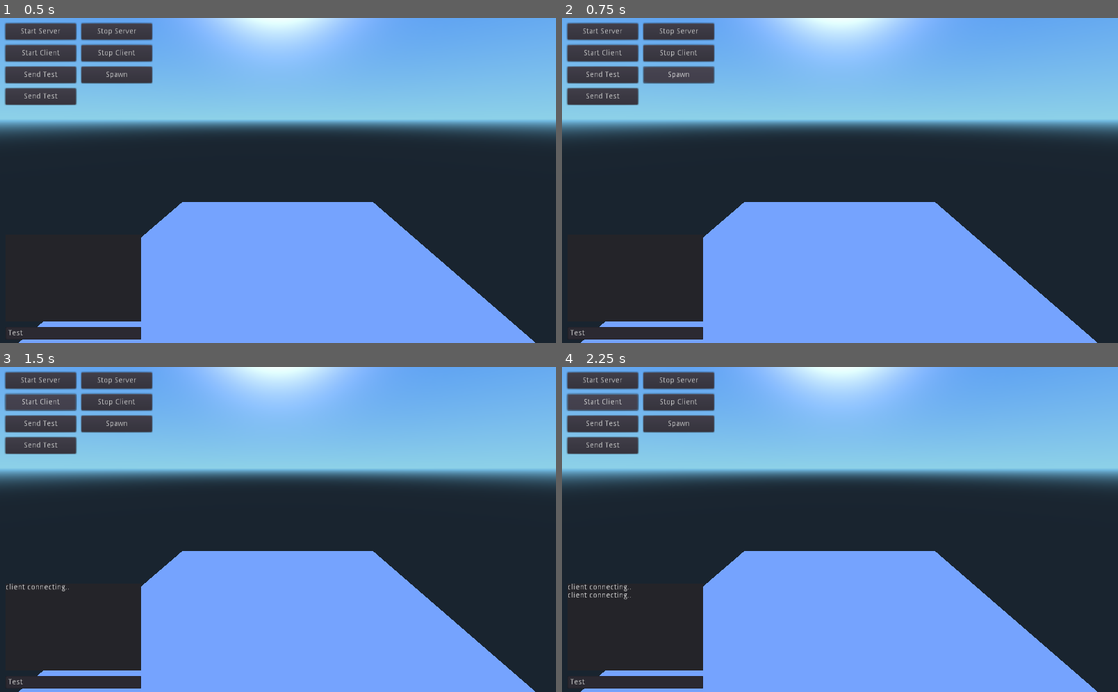
Above: before the commit, frames 1-4 (two rows, left to right).
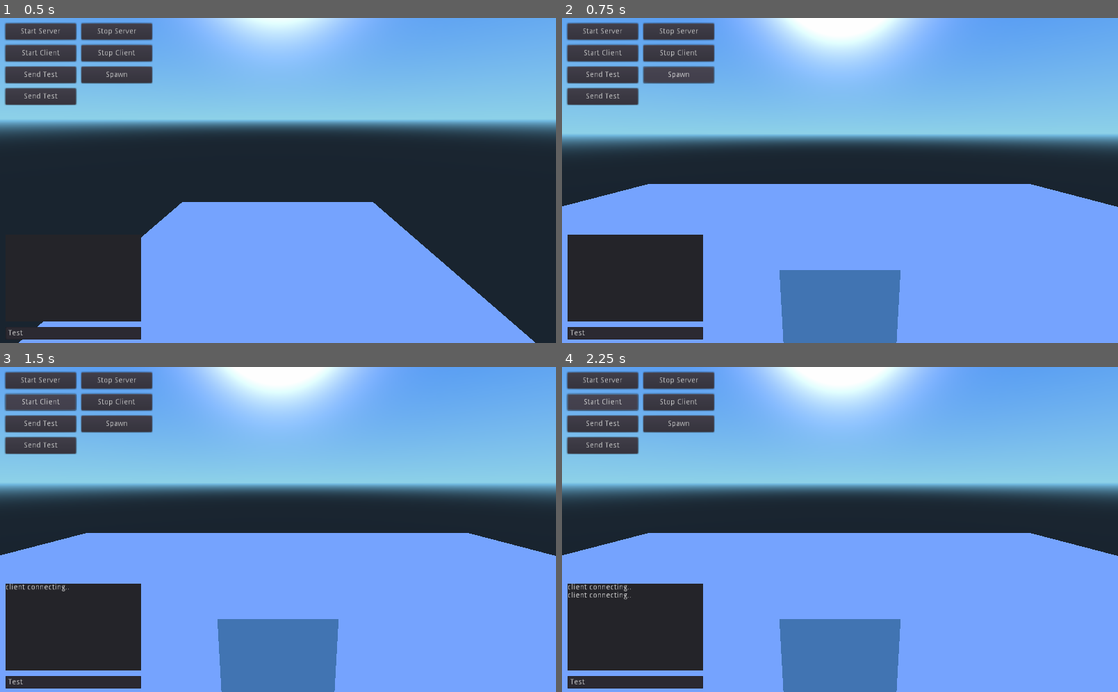
Above: after the commit, the same moments.

Repository: Lightnet/gd3spaceship3d
Game: Godot game, scene res://main.tscn
The game is run twice, just before and just after one commit, with the same random seed, the same clock (stepped at 60 frames per second) and the same inputs.
Inputs:
- Up to frame 1 (0.5 s): no input
- Up to frame 2 (0.75 s): click "Spawn" at 0.5 s
- Up to frame 3 (1.5 s): click "Start Client" at 1.25 s
- Up to frame 4 (2.25 s): click "Start Client" at 2 s

Frame 1 is identical in both runs. In frame 2, 32% of the frame differs, in the area x 0-100%, y 0-100%; in frame 3, 32%; in frame 4, 32%.
Error before the commit: Assertion failed. (res://scripts/network.gd:128)

Commit message:
Got the network working when player spawn and move around.

Diff:
--- a/main.tscn
+++ b/main.tscn
@@ -13,7 +13,7 @@
 subdivide_height = 0
 subdivide_depth = 0
 
-[node name="Node" type="Node" index="0"]
+[node name="Node" type="Node"]
 
 [node name="CanvasLayer" parent="." index="0" instance=ExtResource( 1 )]
 
--- a/objects/KBPlayerCube.tscn
+++ b/objects/KBPlayerCube.tscn
@@ -59,7 +59,7 @@
 v_offset = 0.0
 doppler_tracking = 0
 projection = 0
-current = true
+current = false
 fov = 70.0
 size = 1.0
 near = 0.05
--- a/scripts/CtrlChat.gd
+++ b/scripts/CtrlChat.gd
@@ -40,12 +40,11 @@
 	var chatlog = get_node("Panel_Chat/RichTextLabel")
 	chatlog.add_text("test" + "\n")
 	network.chatmessage("test")
-
 	pass # replace with function body
 
-
 func _on_BtnSpawn_pressed():
-	network.setup_config_game()
+	#network.setup_config_game()
+	network.spawn()
 	pass # replace with function body
 
 func _on_LineEdit_Chat_text_entered( new_text ):
--- a/scripts/KBPlayerCube.gd
+++ b/scripts/KBPlayerCube.gd
@@ -11,7 +11,7 @@
 func _physics_process(delta):
     #move(direction * delta)
 	#print("_physics_process")
-	if (is_network_master()):
+	if is_network_master():
 		var dir = Vector3() # Where does the player intend to walk to
 		var cam_xform = cam.get_global_transform()
 		if Input.is_key_pressed(KEY_W):
@@ -28,14 +28,14 @@
 		hvel.y = 0
 		var target = dir*MAX_SPEED
 		var accel
-		if (dir.dot(hvel) > 0):
+		if dir.dot(hvel) > 0:
 			accel = ACCEL
 		else:
 			accel = DEACCEL
 		hvel = hvel.linear_interpolate(target, accel*delta)
 		slave_vel.x = hvel.x
 		slave_vel.z = hvel.z
-		print(slave_vel)
+		#print(slave_vel)
 		rset("slave_vel", slave_vel)
 		#move(slave_vel*delta)
 	else:
@@ -87,10 +87,10 @@
 	#print("Viewport Resolution is: ", get_viewport_rect().size)
 
 	if(Input.is_key_pressed(KEY_D) or Input.is_key_pressed(KEY_RIGHT)):
-		print("->")
+		#print("->")
 		pass
 	if(Input.is_key_pressed(KEY_A) or Input.is_key_pressed(KEY_LEFT)):
-		print("<-")
+		#print("<-")
 		#var hVector = Vector3(0,0,1)
 		pass
 		#self.move(hVector)
--- a/scripts/network.gd
+++ b/scripts/network.gd
@@ -36,23 +36,23 @@
 
 func _player_connected(id):
 	print("connected")
-	if (chatnode !=null):
+	if chatnode !=null:
 		chatnode.message("connected!")
 	pass # Will go unused, not useful here
 
 func _player_disconnected(id):
-	if (chatnode !=null):
+	if chatnode !=null:
 		chatnode.message("disconnected!")
 	player_info.erase(id) # Erase player from info
 
 func _connected_ok():
-	if (chatnode !=null):
+	if chatnode !=null:
 		chatnode.message("connected!")
 	# Only called on clients, not server. Send my ID and info to all the other peers
 	rpc("register_player", get_tree().get_network_unique_id(), my_info)
 
 func _server_disconnected():
-	if (chatnode !=null):
+	if chatnode !=null:
 		chatnode.message("_server_disconnected!")
 
 	#var chatlog = get_node("root/scene")
@@ -68,7 +68,7 @@
 
 remote func message_player(text):
 	print("messages",text)
-	if (chatnode !=null):
+	if chatnode !=null:
 		chatnode.message(text)
 
 master func chatmessage(value):
@@ -78,13 +78,41 @@
 	# Store the info
 	player_info[id] = info
 	# If I'm the server, let the new guy know about existing players
-	if (get_tree().is_network_server()):
+	if get_tree().is_network_server():
 		# Send my info to new player
 		rpc_id(id, "register_player", 1, my_info)
 		# Send the info of existing players
 		for peer_id in player_info:
 			rpc_id(id, "register_player", peer_id, player_info[peer_id])
 	# Call function to update lobby UI here
+
+remote func spawn_player(id):
+	var selfPeerID = id
+	var my_player = preload("res://objects/KBPlayerCube.tscn").instance()
+	my_player.set_name(str(selfPeerID))
+	my_player.set_network_master(selfPeerID) # Will be explained later
+	get_node("/root/Node/players").add_child(my_player)
+	pass
+
+master func spawn():
+
+	var selfPeerID = get_tree().get_network_unique_id()
+	var my_player = preload("res://objects/KBPlayerCube.tscn").instance()
+	#print(my_player)
+	my_player.set_name(str(selfPeerID))
+	my_player.set_network_master(selfPeerID) # Will be explained later
+
+	my_player.get_node("Camera").current = true
+
+	#var pos = Vector3(round(rand_range(0,5)),5,round(rand_range(0,5)))
+	#var pos = Vector3(0,0,0)
+	#my_player.transform.origin = pos
+	get_node("/root/Node/players").add_child(my_player)
+
+	for p in player_info:
+		print(p)
+		rpc_id(p, "spawn_player", selfPeerID)
+	pass
 
 remote func pre_configure_game(selfPeerID):
 	#get_tree().set_pause(true) # Pre-pause
Not shown, changed: README.md
